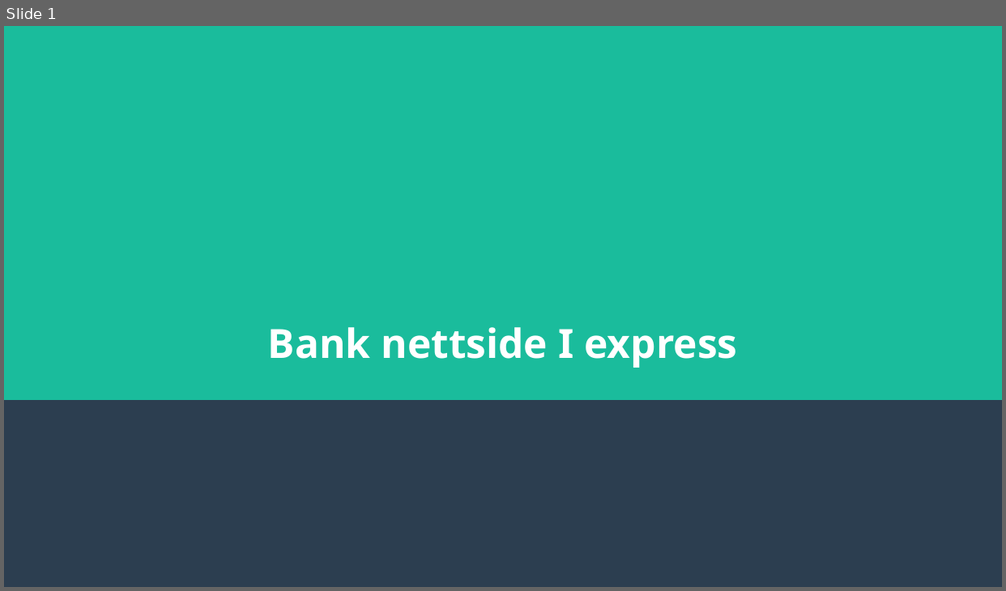
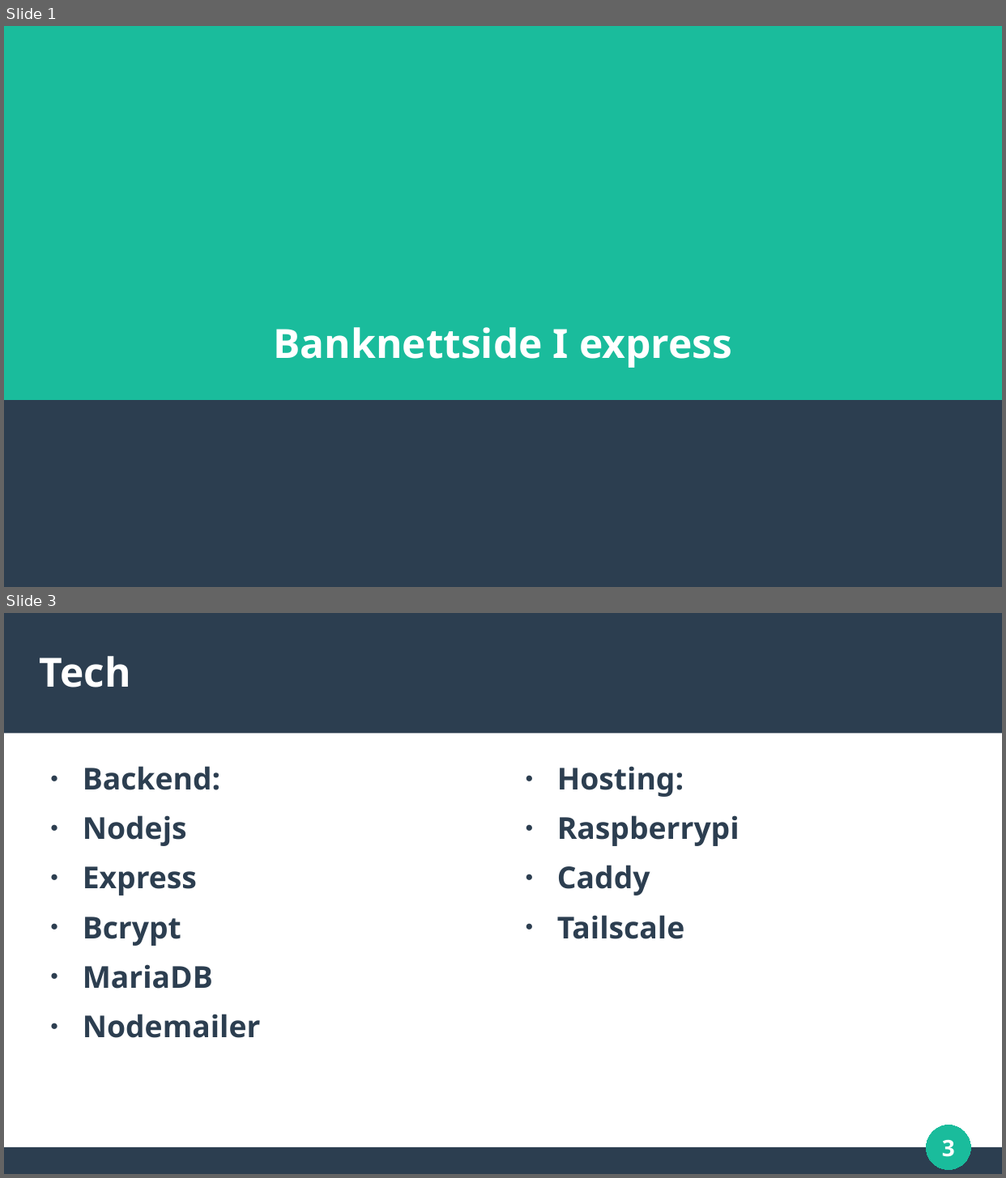
Before and after one commit to willbill0808/Prove-examen-nettside, a slide deck: Examen presentasjon.odp. Shown one above the other, each under a label of ours: slide 1 before the commit, slides 1 and 3 after it; the slides between them are not shown. The pictures are 1006x591 and 1006x1178 pixels, drawn with LibreOffice and Linux fonts; fonts in the diff are those of the drawing. Boxes give left, top, right and bottom in pixels: in the first picture for what was removed or moved away, otherwise in the second. Text is boxed around its words. In the diff, an @@ line names an element or a change of style, - is before the commit and + after.

```diff
--- a/Examen presentasjon.odp
+++ b/Examen presentasjon.odp
@@ slide 3 added at [4,613,1002,1174], background #FFFFFF @@
@@ rectangle added at [4,613,1002,734], fill #2C3E50 @@
@@ title added at [40,656,131,688], 32 pt, text #FFFFFF, bold @@
+Tech
@@ text added at [83,766,261,1038], 24 pt, text #2C3E50, bold @@
+● Backend:
+● Nodejs
+● Express
+● Bcrypt
+● MariaDB
+● Nodemailer
@@ text added at [557,766,739,939], 24 pt, text #2C3E50, bold @@
+● Hosting:
+● Raspberrypi
+● Caddy
+● Tailscale
@@ ellipse added at [927,1126,971,1170], fill #1ABC9C, outline #1ABC9C 0 pt @@
@@ page number added at [942,1139,955,1157], 18 pt, text #FFFFFF, bold @@
+3
@@ rectangle added at [4,1148,1002,1174], fill #2C3E50 @@
@@ slide 1 changed as well @@
@@ title at [273,327,732,368]: spaces changed @@
-Bank nettside I express
+Banknettside I express
```
Also in this commit, not shown: 3 other slides added, 4 slides removed, 1 other file.
